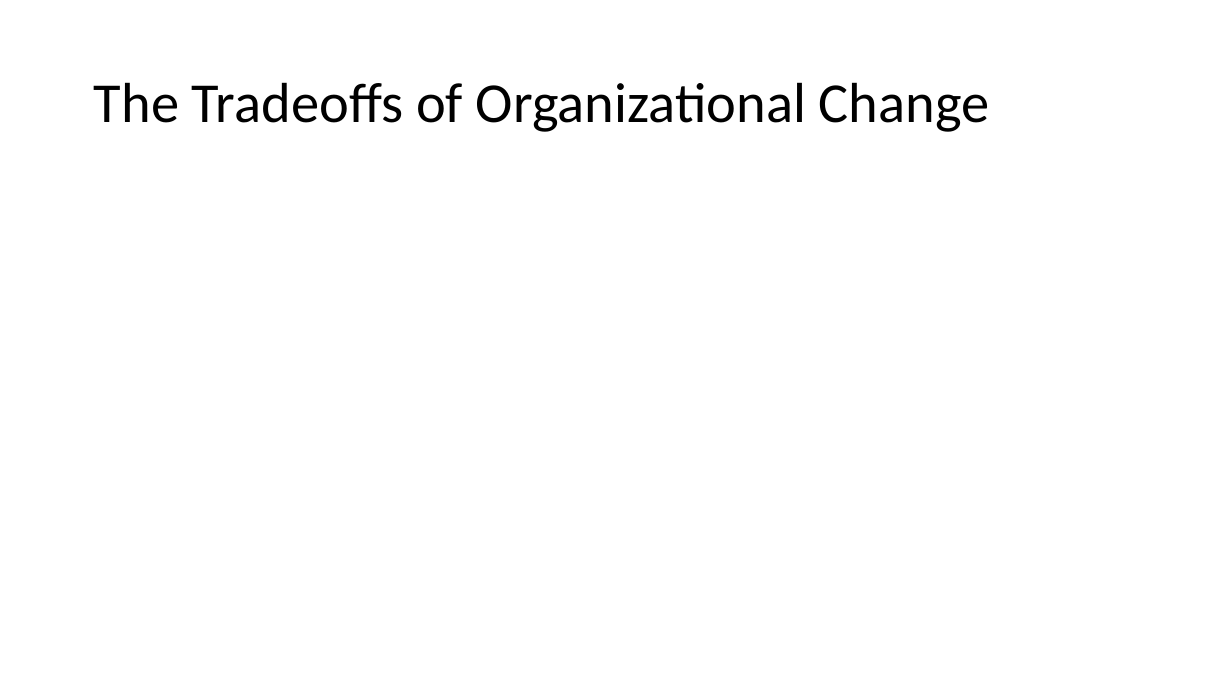
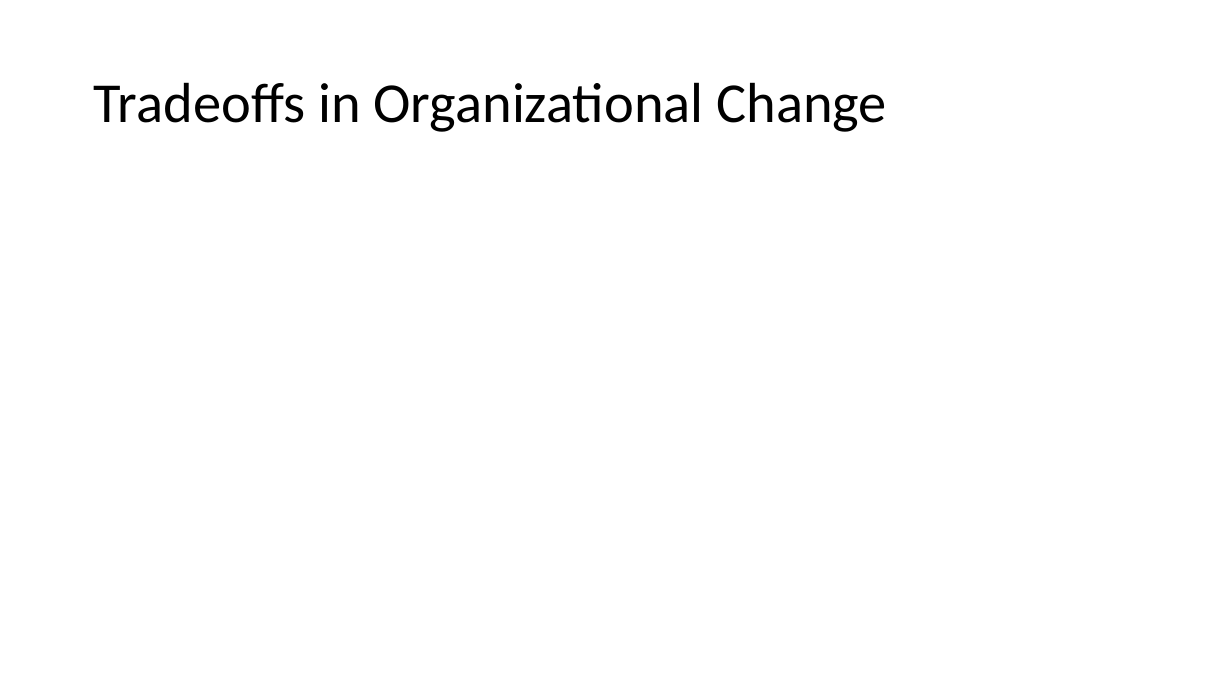
Before and after one commit to jugisahunk/presentations, a slide deck: slide 10 of tortoise-and-hare/tortoise-and-hare.pptx. Drawn at 1232x693 pixels with LibreOffice and Linux fonts; fonts in the diff are those of the drawing. Boxes give left, top, right and bottom in pixels: in the first picture for what was removed or moved away, otherwise in the second. Text is boxed around its words. In the diff, an @@ line names an element or a change of style, - is before the commit and + after.

```diff
--- a/tortoise-and-hare/tortoise-and-hare.pptx
+++ b/tortoise-and-hare/tortoise-and-hare.pptx
@@ title at (94,82,887,132): text changed @@
-The Tradeoffs of Organizational Change
+Tradeoffs in Organizational Change
```
Also in this commit, not shown: 8 other slides changed, 1 slide added, 1 other file.
